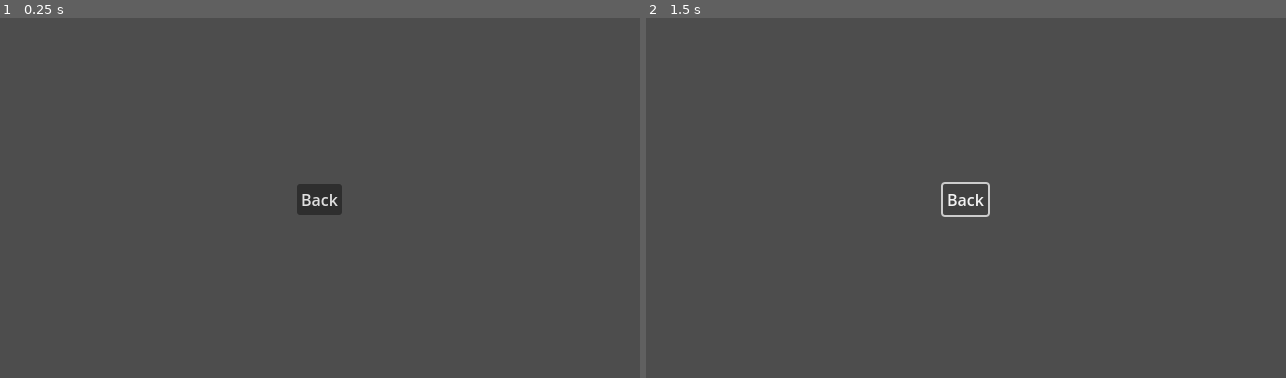
Above: before the commit, frames 1-2 (left to right).
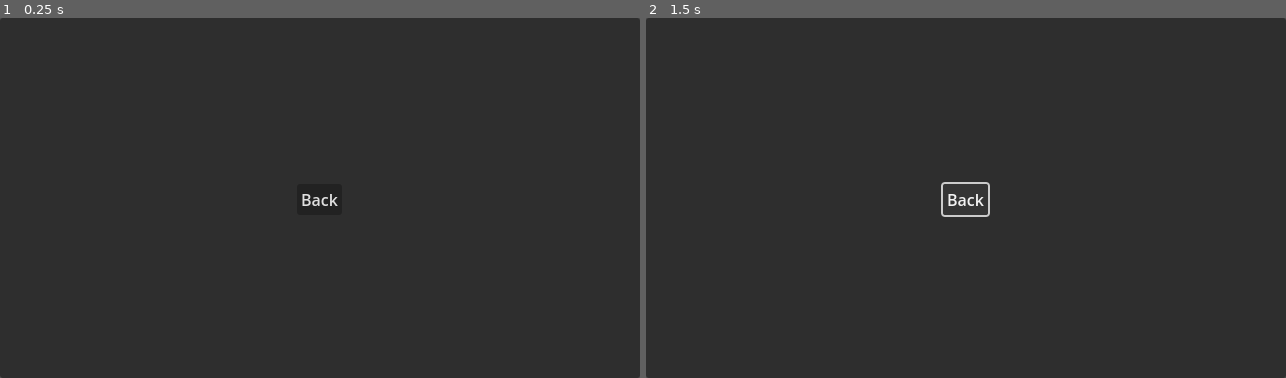
Above: after the commit, the same moments.

Repository: FocusedPhoenixGames/Template
Game: Godot game, scene res://scenes/ui/menus/controls_screen.tscn
Same seed, same stepped clock (60 frames per second), same inputs: the game is played once before the commit and once after it. This scene is started directly instead of the project's main scene.
Inputs:
- Up to frame 1 (0.25 s): no input
- Up to frame 2 (1.5 s): tap Enter at 0.5 s; click "Back" at 1.25 s

The runs differ from the first frame. In frame 1, 99% of the frame differs, in the area x 0-100%, y 0-100%; in frame 2, 99%.

Commit message:
Controls Screen update
- Added a Panel to the controls screen to make it more visible from the options menu
- Started working on the Wiki

Diff:
--- a/project.godot
+++ b/project.godot
@@ -76,6 +76,11 @@
 , Object(InputEventKey,"resource_local_to_scene":false,"resource_name":"","device":-1,"window_id":0,"alt_pressed":false,"shift_pressed":false,"ctrl_pressed":false,"meta_pressed":false,"pressed":false,"keycode":0,"physical_keycode":83,"key_label":0,"unicode":115,"echo":false,"script":null)
 ]
 }
+Jump={
+"deadzone": 0.5,
+"events": [Object(InputEventKey,"resource_local_to_scene":false,"resource_name":"","device":-1,"window_id":0,"alt_pressed":false,"shift_pressed":false,"ctrl_pressed":false,"meta_pressed":false,"pressed":false,"keycode":65,"physical_keycode":0,"key_label":0,"unicode":97,"echo":false,"script":null)
+]
+}
 
 [rendering]
 
--- a/scenes/ui/menus/controls_screen.tscn
+++ b/scenes/ui/menus/controls_screen.tscn
@@ -14,6 +14,9 @@
 grow_horizontal = 2
 grow_vertical = 2
 
+[node name="Panel" type="Panel" parent="MarginContainer"]
+layout_mode = 2
+
 [node name="VBoxContainer" type="VBoxContainer" parent="MarginContainer"]
 layout_mode = 2
 size_flags_horizontal = 4
Not shown, removed: cider_wiki_pages/Recommended Addons/State Machine/State Machine.txt
Not shown, removed: cider_wiki_pages/Recommended Addons/Task Management/Task Management.txt
Not shown, added: cider_wiki_pages/Takun's Template/Autoload/Autoload.txt
Not shown, added: cider_wiki_pages/Takun's Template/Autoload/Music Player/Music Player.txt
Not shown, added: cider_wiki_pages/Takun's Template/Components/Components.txt
Not shown, added: cider_wiki_pages/Takun's Template/Components/Health Component/Health Component.txt
Not shown, added: cider_wiki_pages/Takun's Template/Components/Hitbox Component/Hitbox Component.txt
Not shown, added: cider_wiki_pages/Takun's Template/Components/Hurtbox Component/Hurtbox Component.txt
Not shown, added: cider_wiki_pages/Takun's Template/Components/Random Stream Component/Random Stream Component.txt
Not shown, added: cider_wiki_pages/Takun's Template/Menus/Controls Screen/Controls Screen.txt
Not shown, added: cider_wiki_pages/Takun's Template/Menus/Credits Screen/Credits Screen.txt
Not shown, added: cider_wiki_pages/Takun's Template/Menus/Menus.txt
(and 9 more such lines)
